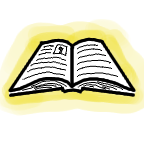
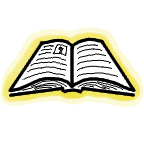
Before/after of a 144 × 144 layered artwork. What changed in the layer stack:
painted on "Aura BG" over <box>0,19,144,116</box>
